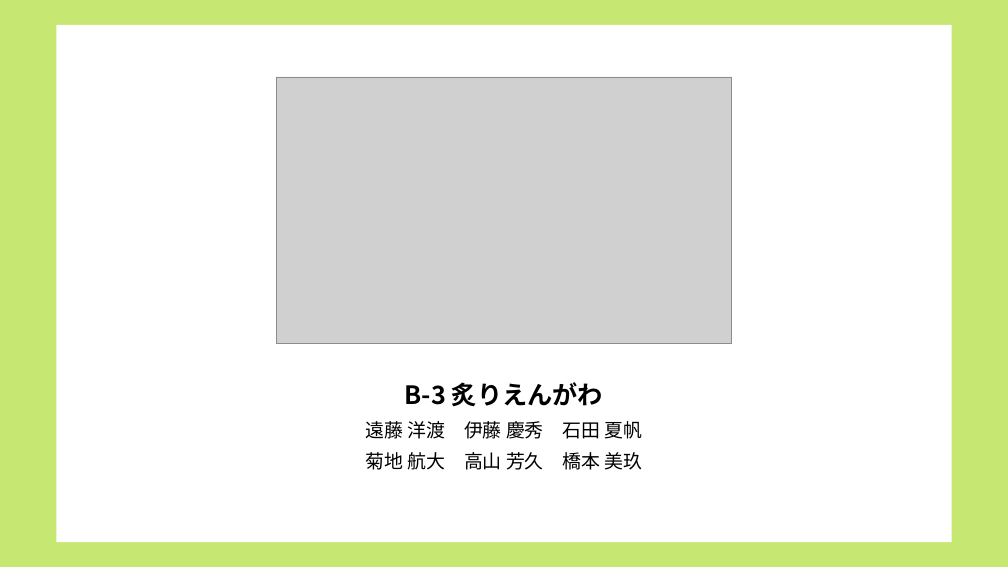
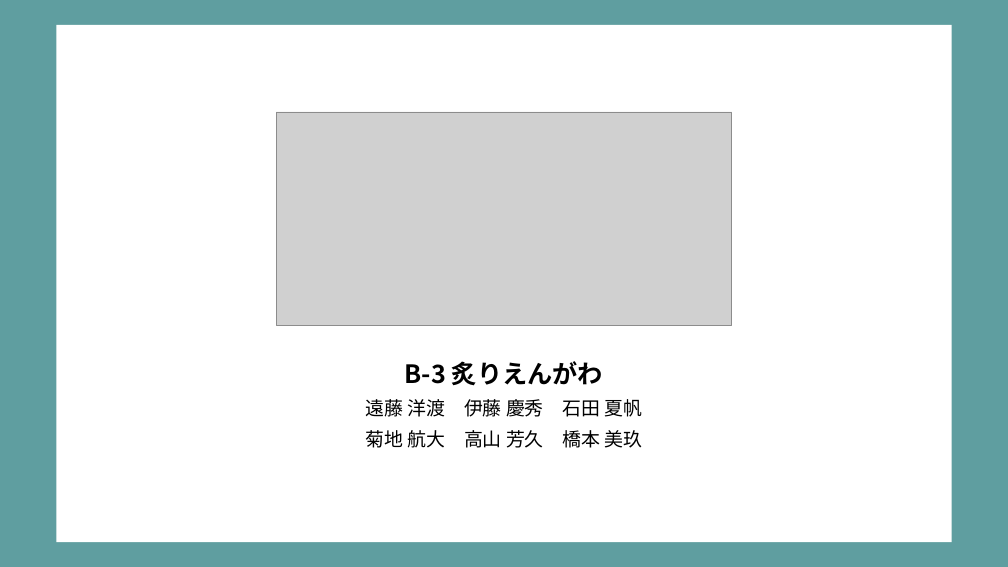
Before and after one commit to dojo2022/B-3, a slide deck: slide 1 of doc/B-3_配布資料/B3炙りえんがわ_成果発表会資料.pptx. Drawn at 1008x567 pixels with LibreOffice and Linux fonts; fonts in the diff are those of the drawing; grey boxes stand for pictures. Boxes give left, top, right and bottom in pixels: in the first picture for what was removed or moved away, otherwise in the second. Text is boxed around its words. In the diff, an @@ line names an element or a change of style, - is before the commit and + after.

```diff
--- a/doc/B-3_配布資料/B3炙りえんがわ_成果発表会資料.pptx
+++ b/doc/B-3_配布資料/B3炙りえんがわ_成果発表会資料.pptx
@@ background #C6E872 to #5F9EA0 @@
@@ picture: place and size @@
-picture at (276, 77, 732, 344)
+picture at (276, 112, 732, 325)
@@ subtitle "B-3 炙りえんがわ": place and size @@
-subtitle "B-3 炙りえんがわ" at (365, 382, 643, 470)
+subtitle "B-3 炙りえんがわ" at (365, 361, 643, 448)
```
Also in this commit, not shown: 19 other slides changed.
